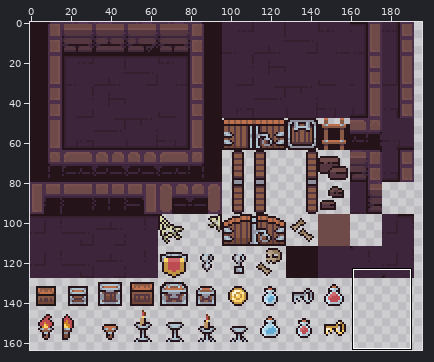
A sprite sheet gets an edit: assets/map/dungeon1/pixil-frame-0.png. Above: a wide view before the commit, with the close-up outlined.
Close-up. As it was:
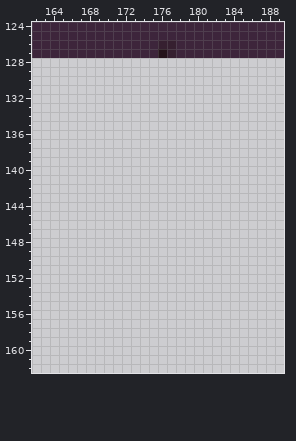
The file is 200x200 pixels. Pixels under 10% opacity are left out. Colours within 5 levels of each other are drawn and written as one. Shown: x 162..189, y 124..162. The wide view leaves out empty margins.
And afterwards:
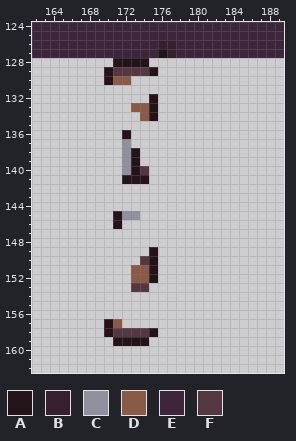
Palette (. is transparent): A #25131a  B #362030  C #90919e  D #895a45  E #3d253b  F #543740
Diff:
Changed rows in their new state; - is an unchanged pixel.
first column x 170:
128 -AAAA-
129 AFFFFA
130 ADD---
132 -----A
133 ---DDA
134 ----DA
136 --A---
137 --C---
138 --CA--
139 --CA--
140 --CAF-
141 --AAA-
first column x 171:
145 ACC--
146 A----
149 ----A
150 ---FA
151 --DDA
152 --DDA
153 --FF-
first column x 170:
157 AD----
158 AFFFFA
159 -AAAA-
Boxes around the changes in both close-ups, in picture pixels (x1, y1, x2, y2):
added: (104, 58, 158, 184)
added: (113, 211, 158, 292)
added: (104, 319, 158, 346)
